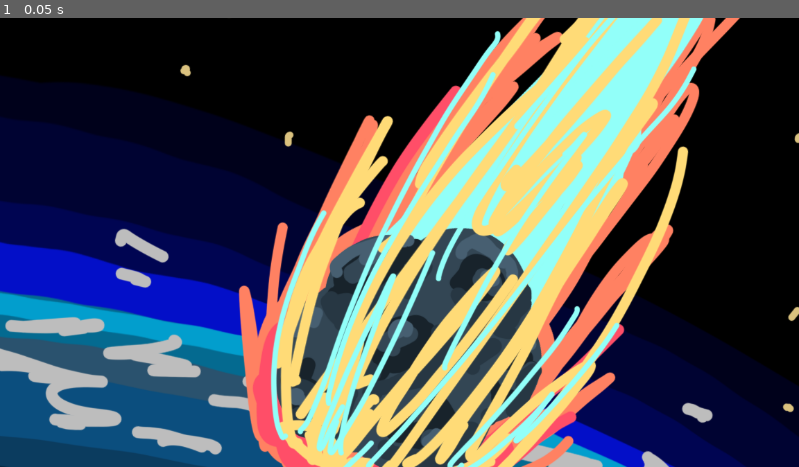
Above: before the commit, frame 1.
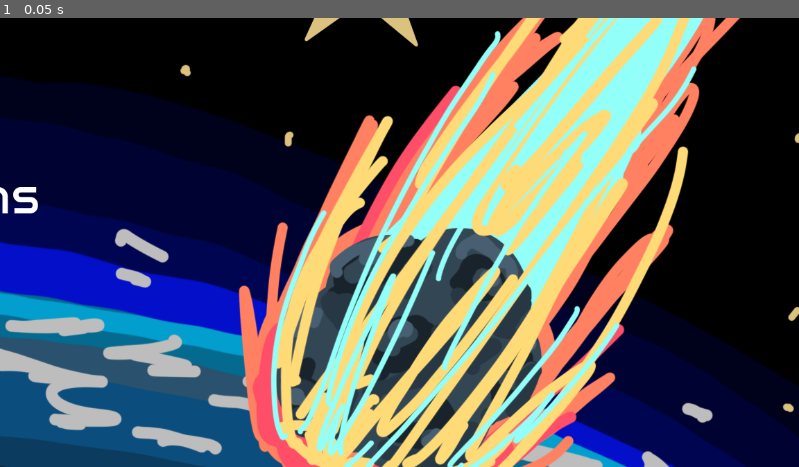
Above: after the commit, the same moment.

Repository: tmrupp/LD59
Game: Godot game, scene res://Scenes/moss.tscn
Two runs of this game, one before a commit and one after it. Both use one fixed random seed, a clock stepped at 60 frames per second and the inputs below. This scene is started directly instead of the project's main scene.
Inputs:
- Up to frame 1 (0.05 s): no input

The runs differ from the first frame. In frame 1, 0.4% of the frame differs, in the area x 0-53%, y 0-44%.

Commit message:
basic title screen

Diff:
--- a/Scenes/moss.tscn
+++ b/Scenes/moss.tscn
@@ -1,6 +1,7 @@
 [gd_scene format=3 uid="uid://byf4gtgbma2dq"]
 
-[ext_resource type="Texture2D" uid="uid://bugcwwnuakrhl" path="res://Resources/title card.png" id="1_ralnt"]
+[ext_resource type="Texture2D" uid="uid://c3tpbvo0vnbmf" path="res://Resources/titlecard2.png" id="1_ralnt"]
+[ext_resource type="Texture2D" uid="uid://bhh1xtvtwv6dy" path="res://Resources/star.png" id="2_prpw8"]
 
 [node name="MarginContainer" type="MarginContainer" unique_id=1701491321]
 anchors_preset = 15
@@ -26,22 +27,60 @@
 [node name="VBoxContainer" type="VBoxContainer" parent="HBoxContainer" unique_id=244297078]
 layout_mode = 2
 
-[node name="Title" type="Label" parent="HBoxContainer/VBoxContainer" unique_id=1352469008]
+[node name="HBoxContainer" type="HBoxContainer" parent="HBoxContainer/VBoxContainer" unique_id=433803354]
 layout_mode = 2
-text = "Title"
 
-[node name="start button" type="Label" parent="HBoxContainer/VBoxContainer" unique_id=817321289]
+[node name="star" type="TextureRect" parent="HBoxContainer/VBoxContainer/HBoxContainer" unique_id=2136580416]
 layout_mode = 2
+texture = ExtResource("2_prpw8")
+
+[node name="Title" type="Label" parent="HBoxContainer/VBoxContainer/HBoxContainer" unique_id=1352469008]
+layout_mode = 2
+theme_override_font_sizes/font_size = 150
+text = "ROIDS"
+
+[node name="star2" type="TextureRect" parent="HBoxContainer/VBoxContainer/HBoxContainer" unique_id=959318980]
+layout_mode = 2
+size_flags_horizontal = 3
+texture = ExtResource("2_prpw8")
+
+[node name="HBoxContainer2" type="HBoxContainer" parent="HBoxContainer/VBoxContainer" unique_id=846503731]
+layout_mode = 2
+
+[node name="CenterContainer" type="CenterContainer" parent="HBoxContainer/VBoxContainer/HBoxContainer2" unique_id=980961372]
+layout_mode = 2
+size_flags_horizontal = 3
+size_flags_stretch_ratio = 0.2
+
+[node name="menu" type="VBoxContainer" parent="HBoxContainer/VBoxContainer/HBoxContainer2" unique_id=774972264]
+layout_mode = 2
+size_flags_horizontal = 3
+theme_override_constants/separation = 30
+alignment = 1
+
+[node name="start button" type="Label" parent="HBoxContainer/VBoxContainer/HBoxContainer2/menu" unique_id=817321289]
+layout_mode = 2
+theme_override_font_sizes/font_size = 75
 text = "start"
 
-[node name="options" type="Label" parent="HBoxContainer/VBoxContainer" unique_id=138219338]
+[node name="options" type="Label" parent="HBoxContainer/VBoxContainer/HBoxContainer2/menu" unique_id=138219338]
 layout_mode = 2
+theme_override_font_sizes/font_size = 75
 text = "options"
 
-[node name="exit" type="Label" parent="HBoxContainer/VBoxContainer" unique_id=993683695]
+[node name="exit" type="Label" parent="HBoxContainer/VBoxContainer/HBoxContainer2/menu" unique_id=993683695]
 layout_mode = 2
+theme_override_font_sizes/font_size = 75
 text = "exit"
 
-[node name="volume" type="Label" parent="HBoxContainer" unique_id=763236036]
+[node name="spacer" type="CenterContainer" parent="HBoxContainer" unique_id=1722007814]
 layout_mode = 2
+size_flags_horizontal = 3
+
+[node name="VBoxContainer2" type="VBoxContainer" parent="HBoxContainer" unique_id=1896240689]
+layout_mode = 2
+
+[node name="volume" type="Label" parent="HBoxContainer/VBoxContainer2" unique_id=763236036]
+layout_mode = 2
+theme_override_font_sizes/font_size = 75
 text = "volume"
Binary file added: Resources/star.png
Not shown, added: Resources/star.png.import
Binary file added: Resources/titlecard2.png
Not shown, added: Resources/titlecard2.png.import
